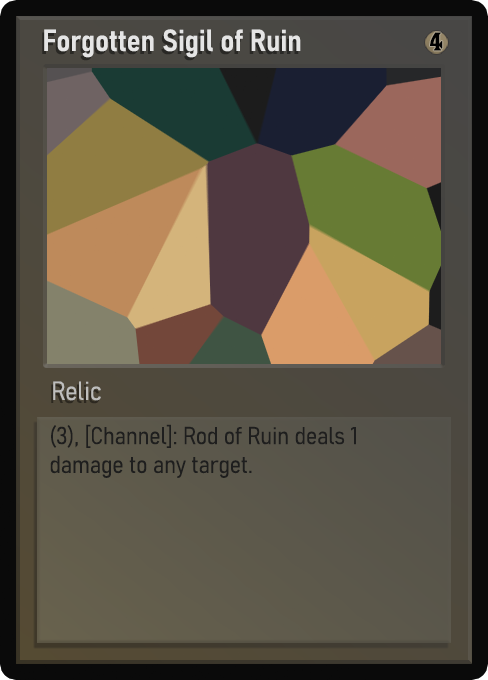
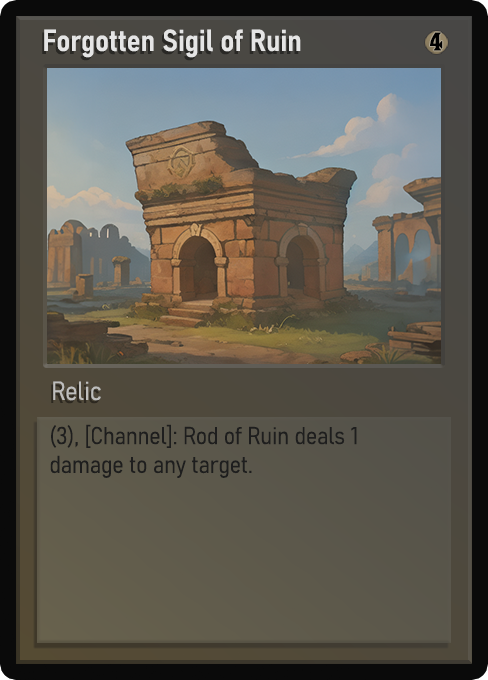
Layered file, before and after one edit (488x680). Changes by layer:
painted on "Name" over [57, 29, 275, 57]
painted on "Class" over [59, 383, 101, 401]
painted on "Desc_norm" over [50, 426, 357, 478]
painted on "Artwork" over [47, 68, 441, 364]
